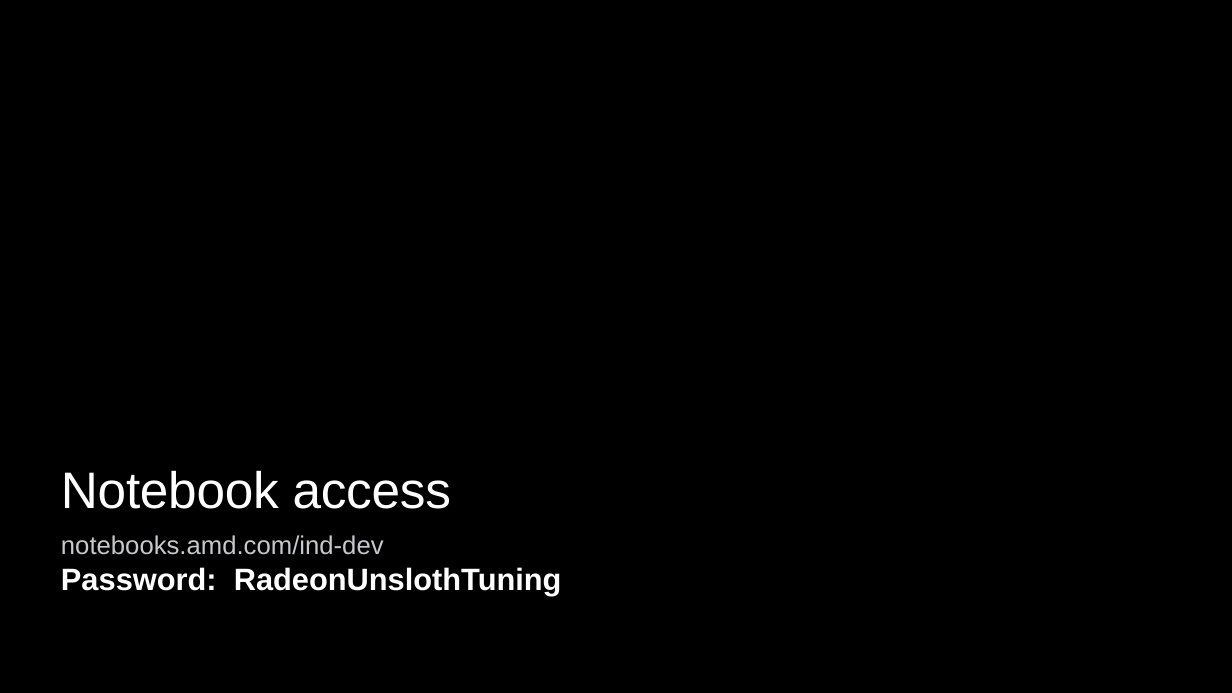
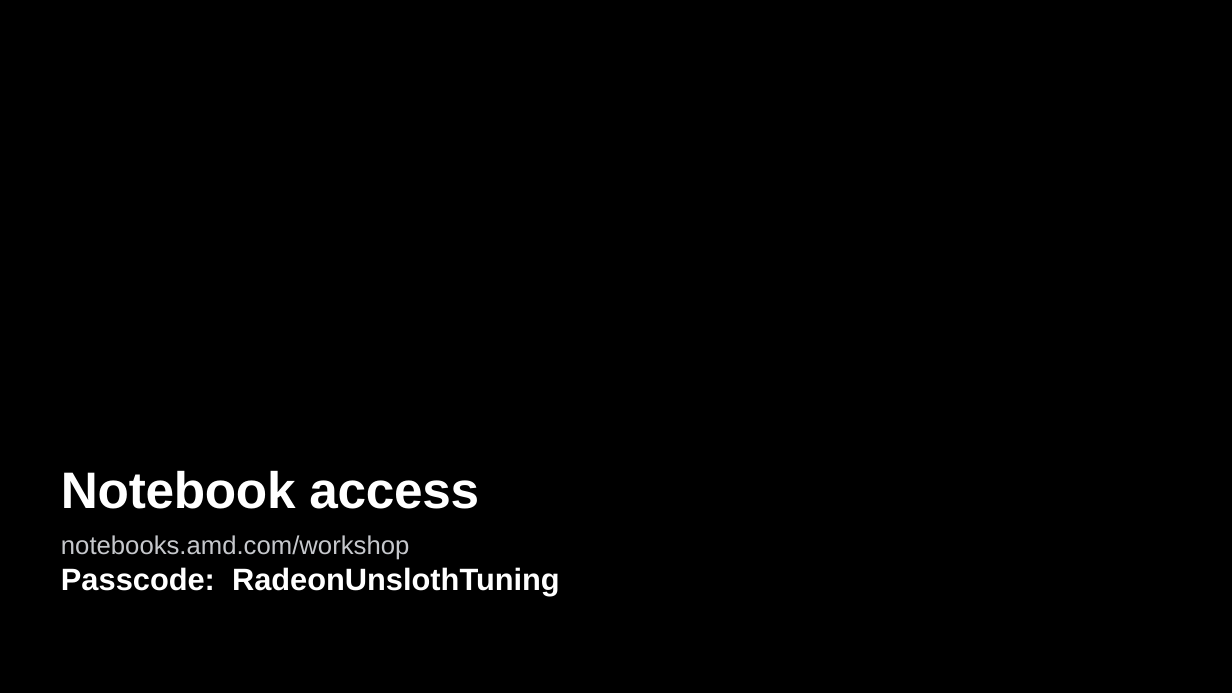
Before and after one commit to TwelveNights/Unsloth-RL-Workshop-on-Radeon, a slide deck: slide 3 of docs/AMD-Unsloth-GRPO-Fine-tuning1.pptx (slide 2 before the commit). Drawn at 1232x693 pixels with LibreOffice and Linux fonts; fonts in the diff are those of the drawing; background and template pictures are left out. Boxes give left, top, right and bottom in pixels: in the first picture for what was removed or moved away, otherwise in the second. Text is boxed around its words. In the diff, an @@ line names an element or a change of style, - is before the commit and + after.

Commit message:
Bring main's Sudoku workshop into the Studio branch; train 5 steps
Syncs the Sudoku GRPO notebook, sudoku_env.py, workshop_utils.py, the
bonus SFT notebook and its data, the GRPO deck and the README's Sudoku
section from main. The Studio copy of the notebook trains for 5 steps
instead of 15 and resumes from checkpoint-5 to step 10.

```diff
--- a/docs/AMD-Unsloth-GRPO-Fine-tuning1.pptx
+++ b/docs/AMD-Unsloth-GRPO-Fine-tuning1.pptx
@@ title "Notebook access" at (x1=61, y1=470, x2=479, y2=509): bold on @@
@@ text at (x1=61, y1=535, x2=560, y2=595): text changed @@
-notebooks.amd.com/ind-dev
-Password: RadeonUnslothTuning
+notebooks.amd.com/workshop
+Passcode: RadeonUnslothTuning
```
Also in this commit, not shown: 16 other slides changed, 4 slides added, 1 slide removed, 9 other files.
